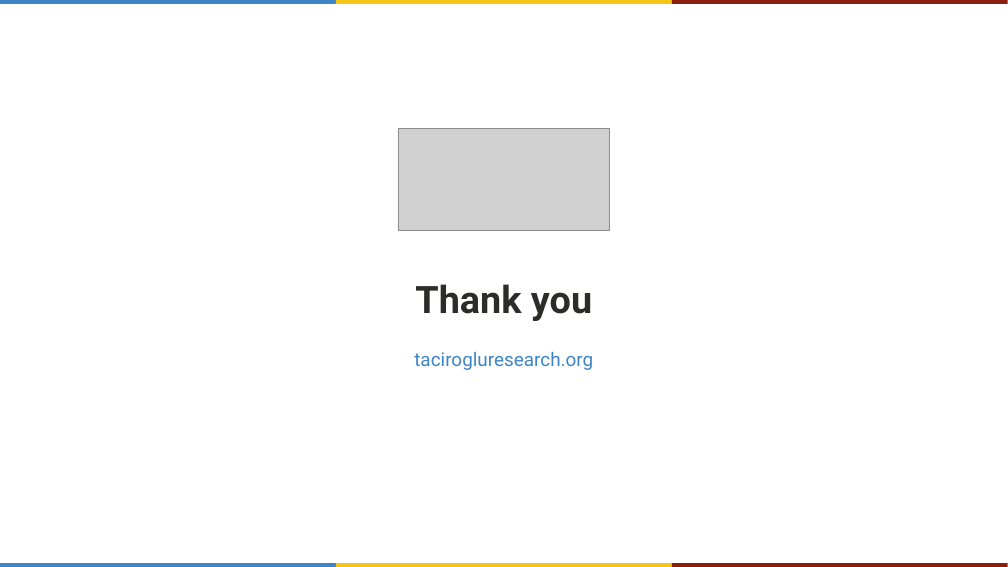
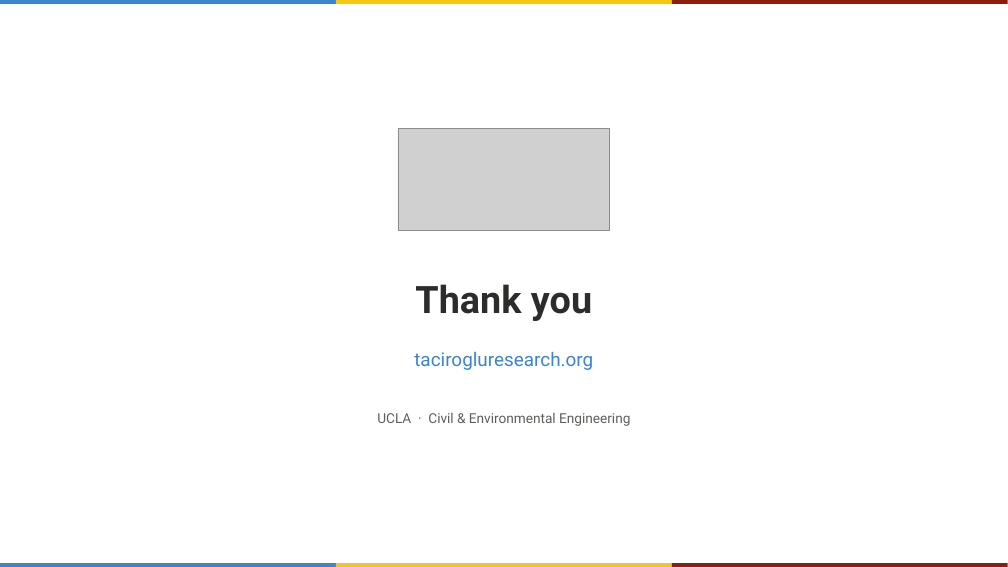
Before and after one commit to TRG-UCLA/website, a slide deck: slide 5 of files/TRG-template.pptx. Drawn at 1008x567 pixels with LibreOffice and Linux fonts; fonts in the diff are those of the drawing; grey boxes stand for pictures. Boxes give left, top, right and bottom in pixels: in the first picture for what was removed or moved away, otherwise in the second. Text is boxed around its words. In the diff, an @@ line names an element or a change of style, - is before the commit and + after.

Commit message:
Update templates with UCLA mark

```diff
--- a/files/TRG-template.pptx
+++ b/files/TRG-template.pptx
@@ text added at bbox=[377, 413, 630, 426], 13 pt, text #5F5E5A @@
+UCLA · Civil & Environmental Engineering
```
Also in this commit, not shown: 1 other slide changed, 1 other file.
